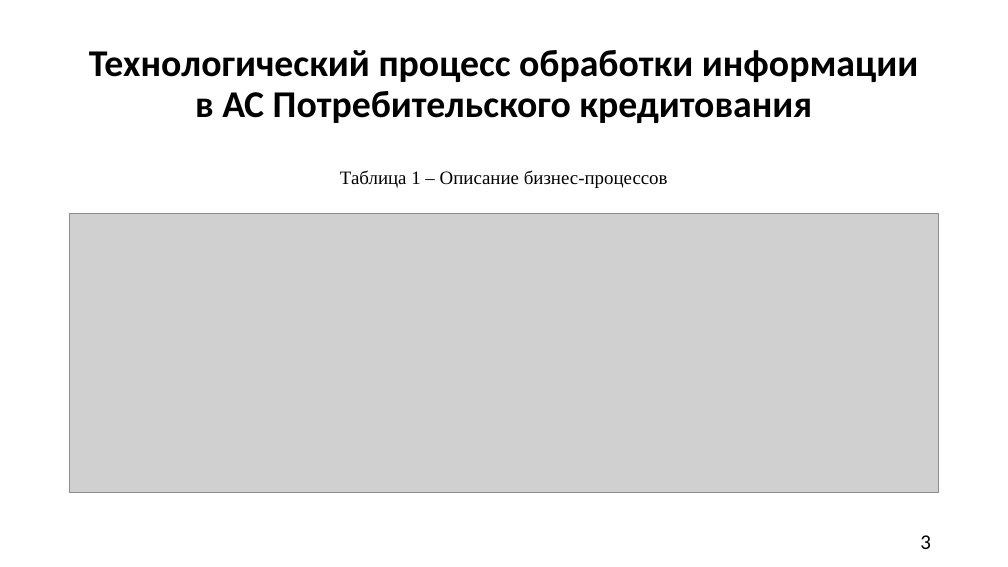
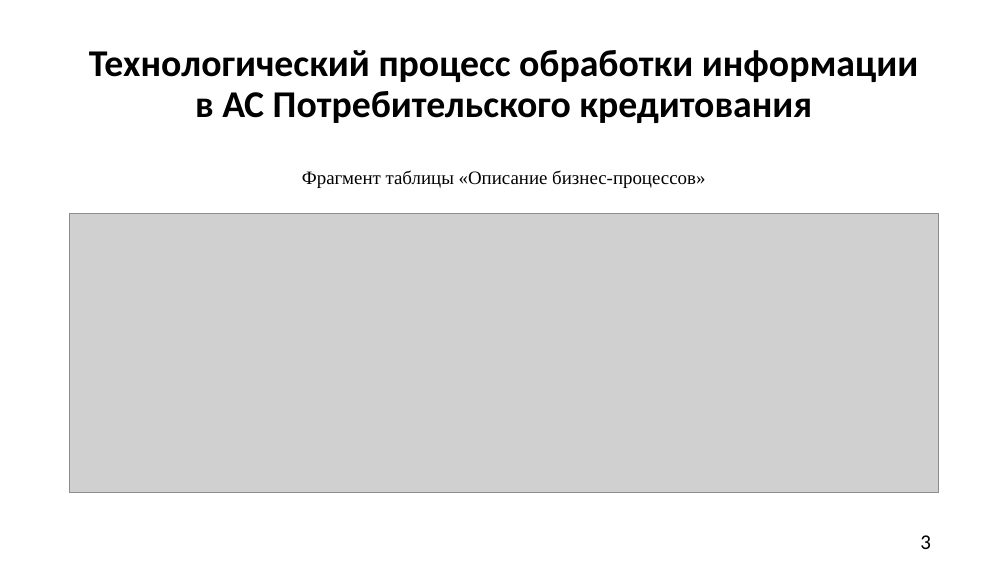
Before and after one commit to A1ex1in/3k2sKursachi, a slide deck: slide 3 of анацкая/КП/КР ЧигаревА.Ю. БИб-21Э1 ТПЗАС.pptx. Drawn at 1008x567 pixels with LibreOffice and Linux fonts; fonts in the diff are those of the drawing; grey boxes stand for pictures. Boxes give left, top, right and bottom in pixels: in the first picture for what was removed or moved away, otherwise in the second. Text is boxed around its words. In the diff, an @@ line names an element or a change of style, - is before the commit and + after.

```diff
--- a/анацкая/КП/КР ЧигаревА.Ю. БИб-21Э1 ТПЗАС.pptx
+++ b/анацкая/КП/КР ЧигаревА.Ю. БИб-21Э1 ТПЗАС.pptx
@@ text at (x1=302, y1=170, x2=705, y2=188): text changed @@
-Таблица 1 – Описание бизнес-процессов
+Фрагмент таблицы «Описание бизнес-процессов»
```
Also in this commit, not shown: 5 other slides changed, 3 slides added, 1 other file.
